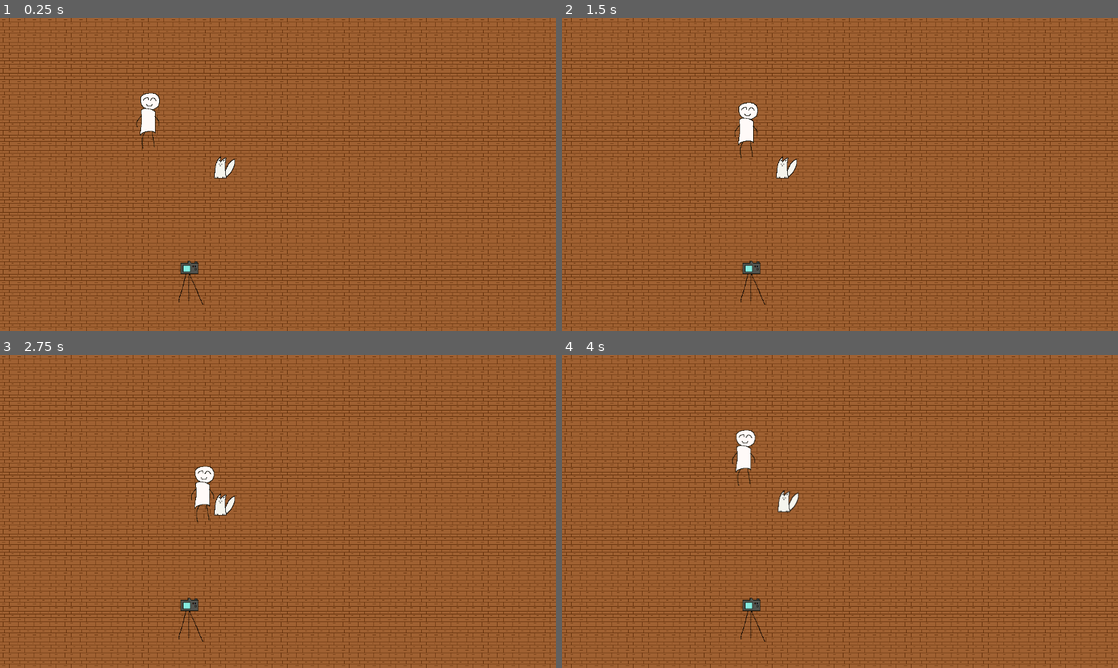
Above: before the commit, frames 1-4 (two rows, left to right).
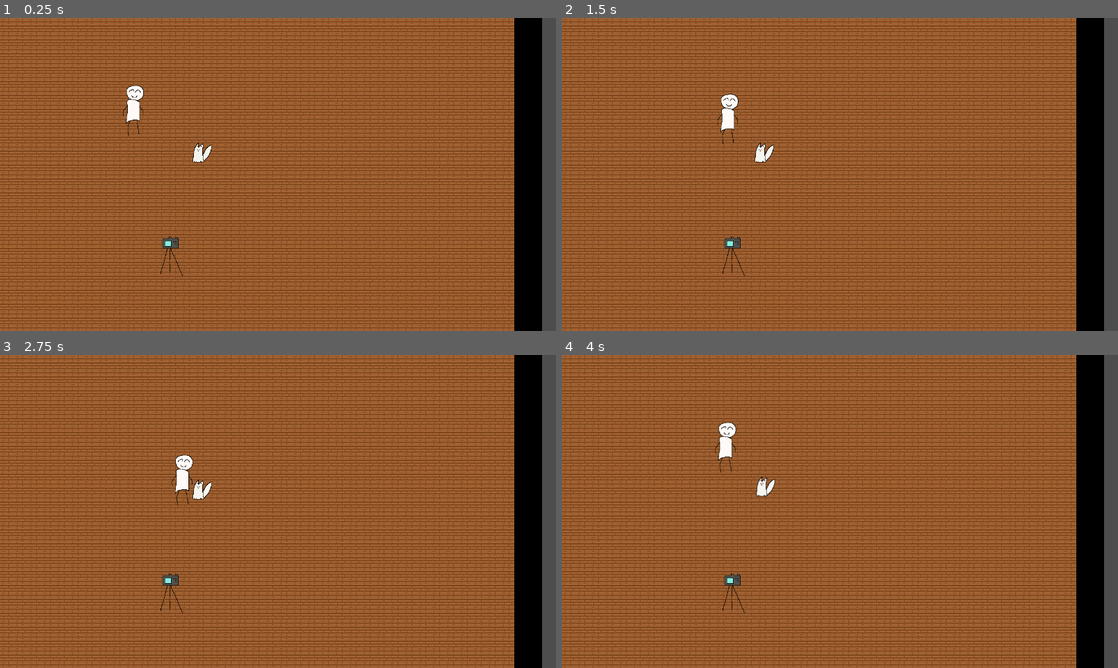
Above: after the commit, the same moments.

Repository: Mad2F/Catografy
Game: Godot game, scene res://code/main.tscn
The game is run twice, just before and just after one commit, with the same random seed, the same clock (stepped at 60 frames per second) and the same inputs.
Inputs:
- Up to frame 1 (0.25 s): no input
- Up to frame 2 (1.5 s): tap Enter at 0.5 s; hold Right (move_right) 0.53-1.28 s; tap E (main_action) at 0.6, 1.35 s; hold Down (move_down) from 1.28 s (still down)
- Up to frame 3 (2.75 s): release Down (move_down) at 2.03 s; hold Right (move_right) from 2.03 s (still down); tap E (main_action) at 2.1 s
- Up to frame 4 (4 s): tap Space at 2.75 s; release Right (move_right) at 2.78 s; hold Up (move_up) 2.78-3.53 s; tap E (main_action) at 2.85, 3.6 s; hold Left (move_left) from 3.53 s (still down)

The runs differ from the first frame. In frame 1, 39% of the frame differs, in the area x 0-100%, y 0-100%; in frame 2, 39%; in frame 3, 39%; in frame 4, 39%.

Commit message:
Transition to last scene on last photo taken

Diff:
--- /dev/null
+++ b/code/Composition/PhotoPrinter.gd
@@ -0,0 +1,12 @@
+extends Node
+
+func printPhoto(items : Array[Sprite2D], background : Sprite2D):
+	background.position = Vector2(0,0)
+	add_child(background)
+	#Faire les maths pour recalculer la position des items proprement par rapport au x,y
+	#Pour l'instant on reprend la position pure
+
+	# TODO : il faut ordonner par y => les plus au fond doivent être ajoutés en premier
+	# pour que Godot gère tout seul la notion de profondeur
+	for item in items:
+		add_child(item)
--- /dev/null
+++ b/code/Composition/PhotoPrinter.tscn
@@ -0,0 +1,6 @@
+[gd_scene load_steps=2 format=3 uid="uid://bh2r8dbgnkme8"]
+
+[ext_resource type="Script" uid="uid://2t8yb72n1fay" path="res://code/Composition/PhotoPrinter.gd" id="1_u85yh"]
+
+[node name="PhotoPrinter" type="Node2D"]
+script = ExtResource("1_u85yh")
--- a/code/Composition/Pickable.tscn
+++ b/code/Composition/Pickable.tscn
@@ -1,3 +1,3 @@
 [gd_scene format=3 uid="uid://dbtqhbok2o52t"]
 
-[node name="Pickable" type="Node2D"]
+[node name="Pickable" type="Node"]
--- a/code/Environment/Camera.gd
+++ b/code/Environment/Camera.gd
@@ -1,6 +1,10 @@
 extends StaticBody2D
 
-@export var maxPhotos : int = 10
+@export var maxPhotos : int = 2
+@export var fov : float = 120.
+
+signal photo_taken
+signal last_photo_taken
 
 var _photosTaken = 0
 
@@ -15,10 +19,12 @@
 	# et de générer la photo finale en fonction
 	# une animation éventuellement
 	print("CHEESE !")
+	photo_taken.emit()
 
 func _on_timer_timeout():
 	if (_photosTaken < maxPhotos):
 		_takePhoto()
 		_photosTaken += 1
 	else:
+		last_photo_taken.emit()
 		$Timer.stop()
--- a/code/main.gd
+++ b/code/main.gd
@@ -2,3 +2,8 @@
 
 func _ready():
 	$Camera.start_loop()
+
+
+func _on_camera_last_photo_taken():
+	print("LAST PHOTO ;)")
+	get_tree().change_scene_to_file("res://code/scenes/PhotosDisplay.tscn")
--- a/code/main.tscn
+++ b/code/main.tscn
@@ -13,11 +13,11 @@
 
 [node name="Player" parent="." instance=ExtResource("2_kdg0e")]
 position = Vector2(311, 219)
-move_speed = 100.0
-turn_speed = 10.0
 
 [node name="Camera" parent="." instance=ExtResource("3_kdg0e")]
 position = Vector2(394, 542)
 
 [node name="Animal" parent="." instance=ExtResource("4_85am2")]
 position = Vector2(459, 309)
+
+[connection signal="last_photo_taken" from="Camera" to="." method="_on_camera_last_photo_taken"]
--- /dev/null
+++ b/code/scenes/PhotosDisplay.tscn
@@ -0,0 +1,18 @@
+[gd_scene load_steps=4 format=3 uid="uid://2xcfg6hj2m6h"]
+
+[ext_resource type="Texture2D" uid="uid://b3mcp67rh5qej" path="res://assets/image/photo_display_background.png" id="1_qx4vl"]
+[ext_resource type="Texture2D" uid="uid://dordurg02llil" path="res://assets/image/frame.png" id="2_1i2ws"]
+[ext_resource type="PackedScene" uid="uid://bh2r8dbgnkme8" path="res://code/Composition/PhotoPrinter.tscn" id="3_05g8l"]
+
+[node name="PhotosDisplay" type="Node2D"]
+
+[node name="Background" type="Sprite2D" parent="."]
+texture = ExtResource("1_qx4vl")
+centered = false
+
+[node name="Frame" type="Sprite2D" parent="."]
+position = Vector2(242.5, 477)
+scale = Vector2(0.525391, 0.5)
+texture = ExtResource("2_1i2ws")
+
+[node name="PhotoPrinter" parent="Frame" instance=ExtResource("3_05g8l")]
--- a/project.godot
+++ b/project.godot
@@ -17,6 +17,8 @@
 
 [display]
 
+window/size/viewport_width=1280
+window/size/viewport_height=720
 window/stretch/mode="viewport"
 
 [input]
Binary file added: assets/image/frame.png
Not shown, added: assets/image/frame.png.import
Binary file added: assets/image/photo_display_background.png
Not shown, added: assets/image/photo_display_background.png.import
Not shown, added: code/Composition/PhotoPrinter.gd.uid
